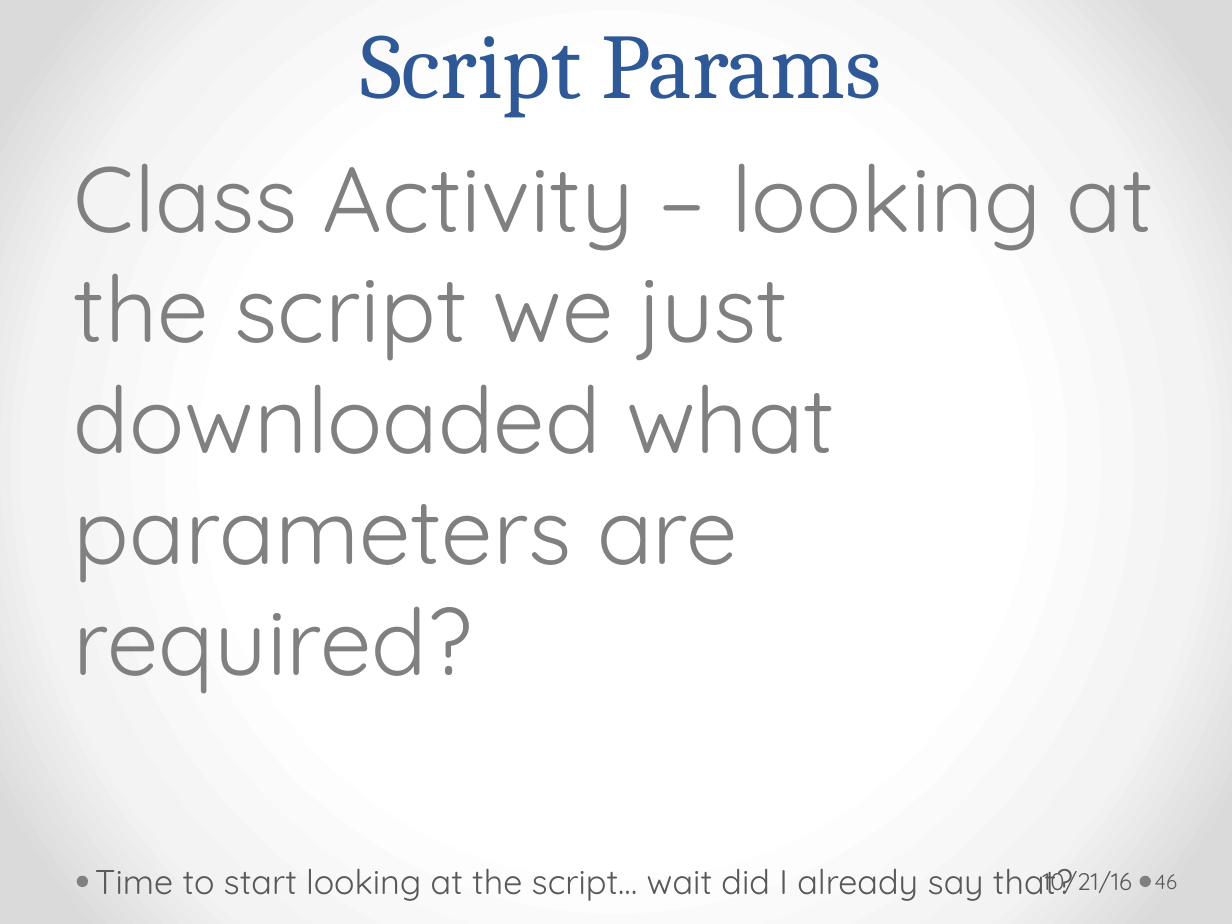
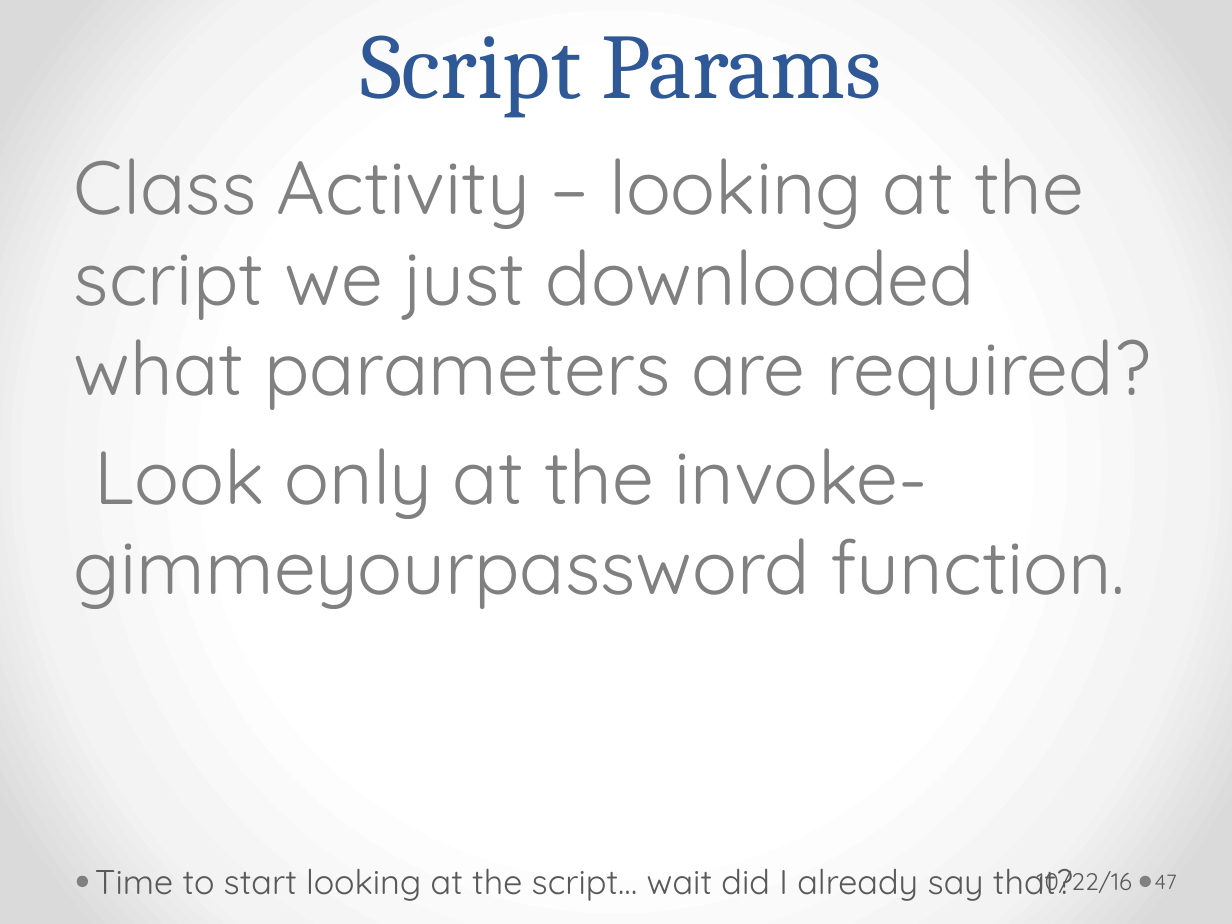
Before and after one commit to git-oaktree/bsidesdc, a slide deck: slide 47 of PowerShell_DC_V1.pptx (slide 46 before the commit). Drawn at 1232x924 pixels with LibreOffice and Linux fonts; fonts in the diff are those of the drawing. Boxes give left, top, right and bottom in pixels: in the first picture for what was removed or moved away, otherwise in the second. Text is boxed around its words. In the diff, an @@ line names an element or a change of style, - is before the commit and + after.

```diff
--- a/PowerShell_DC_V1.pptx
+++ b/PowerShell_DC_V1.pptx
@@ text at [74, 158, 1150, 410]: size 54 to 44 pt in "Class Activity – looking at the script ..." @@
@@ text at [74, 448, 1125, 609]: paragraph added @@
+Look only at the invoke-gimmeyourpassword function.
@@ text at [1037, 869, 1132, 894]: text changed @@
-10/21/16
+10/22/16
@@ page number at [1155, 874, 1177, 889]: text changed @@
-46
+47
```
Also in this commit, not shown: 109 other slides changed, 1 slide added.
